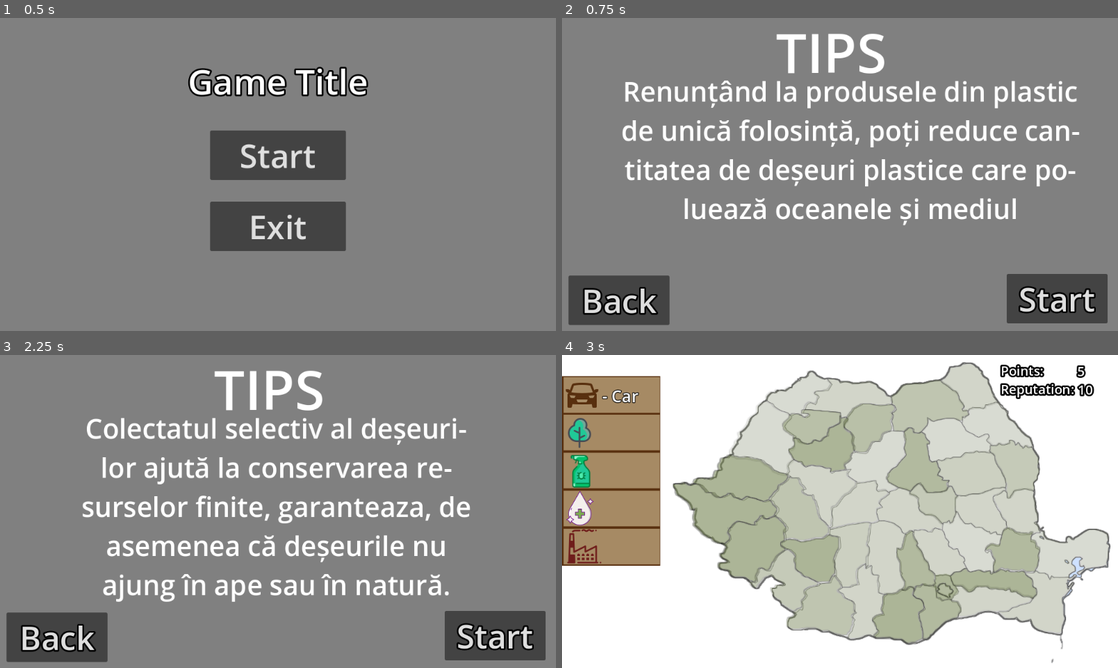
Above: before the commit, frames 1-4 (two rows, left to right).
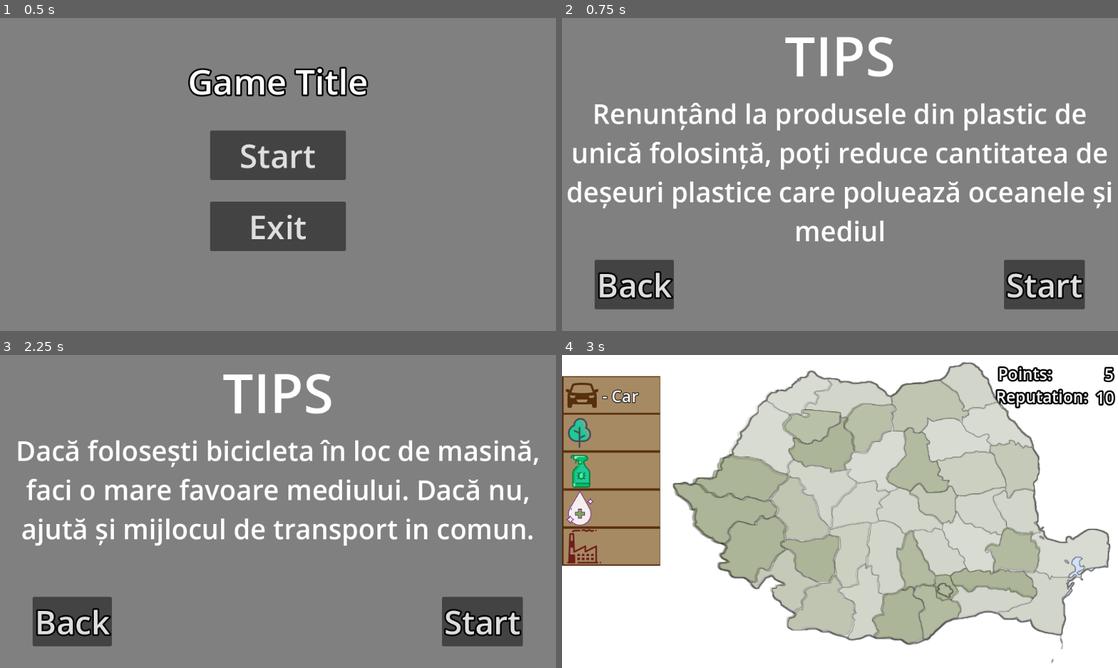
Above: after the commit, the same moments.

Repository: Yuichiro021/TechnoByte
Game: Godot game, scene res://main_menu/main_menu.tscn
Same seed, same stepped clock (60 frames per second), same inputs: the game is played once before the commit and once after it.
Inputs:
- Up to frame 1 (0.5 s): no input
- Up to frame 2 (0.75 s): click "Start" at 0.5 s
- Up to frame 3 (2.25 s): click "Back" at 1.25 s; click "Start" at 2 s
- Up to frame 4 (3 s): click "Start" at 2.75 s

Frame 1 is identical in both runs. In frame 2, 23% of the frame differs, in the area x 1-99%, y 4-98%; in frame 3, 22%; in frame 4, 1.5%.

Commit message:
made tips new and fixed scaling issues

Diff:
--- a/Scenes/level1.tscn
+++ b/Scenes/level1.tscn
@@ -452,8 +452,9 @@
 anchors_preset = 1
 anchor_left = 1.0
 anchor_right = 1.0
-offset_left = -225.0
-offset_bottom = 239.0
+offset_left = -280.0
+offset_top = 1.0
+offset_bottom = 143.0
 grow_horizontal = 0
 theme_override_constants/margin_left = 12
 theme_override_constants/margin_top = 12
@@ -469,11 +470,11 @@
 
 [node name="Label" type="Label" parent="MarginContainer/VBoxContainer"]
 layout_mode = 2
-size_flags_horizontal = 0
+size_flags_horizontal = 4
 theme_override_colors/font_outline_color = Color(0, 0, 0, 1)
 theme_override_constants/outline_size = 12
-theme_override_font_sizes/font_size = 24
-text = "Points:           "
+theme_override_font_sizes/font_size = 30
+text = "Points:        "
 horizontal_alignment = 1
 vertical_alignment = 1
 
@@ -484,24 +485,25 @@
 anchor_top = 0.5
 anchor_right = 1.0
 anchor_bottom = 0.5
-offset_left = -7.0
-offset_top = -16.0
-offset_right = 63.0
-offset_bottom = 18.0
+offset_left = 16.0
+offset_top = -20.0
+offset_right = 52.0
+offset_bottom = 22.0
 grow_horizontal = 0
 grow_vertical = 2
 theme_override_colors/font_outline_color = Color(0, 0, 0, 1)
 theme_override_constants/outline_size = 12
-theme_override_font_sizes/font_size = 24
+theme_override_font_sizes/font_size = 30
 text = "0"
+horizontal_alignment = 2
 
 [node name="Label2" type="Label" parent="MarginContainer/VBoxContainer"]
 layout_mode = 2
-size_flags_horizontal = 0
+size_flags_horizontal = 4
 theme_override_colors/font_outline_color = Color(0, 0, 0, 1)
 theme_override_constants/outline_size = 12
-theme_override_font_sizes/font_size = 24
-text = "Reputation:           "
+theme_override_font_sizes/font_size = 30
+text = "Reputation:"
 horizontal_alignment = 1
 vertical_alignment = 1
 
@@ -512,16 +514,17 @@
 anchor_top = 0.5
 anchor_right = 0.734
 anchor_bottom = 0.5
-offset_left = -7.53401
-offset_top = -16.0
-offset_right = 22.466
-offset_bottom = 18.0
-grow_horizontal = 2
+offset_left = 56.688
+offset_top = -19.0
+offset_right = 93.688
+offset_bottom = 23.0
+grow_horizontal = 0
 grow_vertical = 2
 theme_override_colors/font_outline_color = Color(0, 0, 0, 1)
 theme_override_constants/outline_size = 12
-theme_override_font_sizes/font_size = 24
+theme_override_font_sizes/font_size = 30
 text = "0"
+horizontal_alignment = 2
 
 [node name="icon_menu" type="Node2D" parent="."]
 
--- a/Scenes/tips.tscn
+++ b/Scenes/tips.tscn
@@ -7,7 +7,7 @@
 script = ExtResource("1_fg2ko")
 
 [node name="TextureRect" type="TextureRect" parent="."]
-offset_right = 1024.0
+offset_right = 1647.0
 offset_bottom = 576.0
 texture = ExtResource("2_pqiva")
 expand_mode = 1
--- /dev/null
+++ b/Scenes/tips_new.tscn
@@ -0,0 +1,77 @@
+[gd_scene load_steps=3 format=3 uid="uid://d4a0whxj0aayi"]
+
+[ext_resource type="Script" path="res://Scripts/tips_new.gd" id="1_vmpfg"]
+[ext_resource type="Texture2D" uid="uid://cfjcgp8krdn86" path="res://resources/main_menu/menu_background.png" id="2_cic4p"]
+
+[node name="tips_new" type="Control"]
+layout_mode = 3
+anchors_preset = 15
+anchor_right = 1.0
+anchor_bottom = 1.0
+grow_horizontal = 2
+grow_vertical = 2
+script = ExtResource("1_vmpfg")
+
+[node name="TextureRect" type="TextureRect" parent="."]
+layout_mode = 1
+anchors_preset = 15
+anchor_right = 1.0
+anchor_bottom = 1.0
+grow_horizontal = 2
+grow_vertical = 2
+texture = ExtResource("2_cic4p")
+expand_mode = 1
+
+[node name="MarginContainer" type="MarginContainer" parent="TextureRect"]
+layout_mode = 1
+anchors_preset = 15
+anchor_right = 1.0
+anchor_bottom = 1.0
+grow_horizontal = 2
+grow_vertical = 2
+
+[node name="VBoxContainer" type="VBoxContainer" parent="TextureRect/MarginContainer"]
+layout_mode = 2
+
+[node name="Label" type="Label" parent="TextureRect/MarginContainer/VBoxContainer"]
+layout_mode = 2
+theme_override_font_sizes/font_size = 100
+text = "TIPS"
+horizontal_alignment = 1
+
+[node name="Label2" type="Label" parent="TextureRect/MarginContainer/VBoxContainer"]
+custom_minimum_size = Vector2(0, 300)
+layout_mode = 2
+theme_override_font_sizes/font_size = 50
+horizontal_alignment = 1
+autowrap_mode = 2
+
+[node name="HBoxContainer" type="HBoxContainer" parent="TextureRect/MarginContainer/VBoxContainer"]
+layout_mode = 2
+size_flags_horizontal = 4
+
+[node name="Separator2" type="Control" parent="TextureRect/MarginContainer/VBoxContainer/HBoxContainer"]
+custom_minimum_size = Vector2(50, 0)
+layout_mode = 2
+
+[node name="back_button" type="Button" parent="TextureRect/MarginContainer/VBoxContainer/HBoxContainer"]
+layout_mode = 2
+theme_override_colors/font_outline_color = Color(0, 0, 0, 1)
+theme_override_constants/outline_size = 12
+theme_override_font_sizes/font_size = 60
+text = "Back"
+
+[node name="Separator" type="Control" parent="TextureRect/MarginContainer/VBoxContainer/HBoxContainer"]
+custom_minimum_size = Vector2(600, 0)
+layout_mode = 2
+
+[node name="start_button" type="Button" parent="TextureRect/MarginContainer/VBoxContainer/HBoxContainer"]
+layout_mode = 2
+theme_override_colors/font_outline_color = Color(0, 0, 0, 1)
+theme_override_constants/outline_size = 12
+theme_override_font_sizes/font_size = 60
+text = "Start"
+
+[node name="Separator3" type="Control" parent="TextureRect/MarginContainer/VBoxContainer/HBoxContainer"]
+custom_minimum_size = Vector2(50, 0)
+layout_mode = 2
--- /dev/null
+++ b/Scripts/tips_new.gd
@@ -0,0 +1,34 @@
+extends Control
+
+var lista_texte = [
+"Colectatul selectiv al deșeurilor ajută la conservarea resurselor finite, garanteaza, de asemenea că deșeurile nu ajung în ape sau în natură.", #1
+"Dacă folosești bicicleta în loc de masină, faci o mare favoare mediului. Dacă nu, ajută și mijlocul de transport in comun.", #2
+"Se spune că în viață trebuie să faci măcar trei lucruri: să plantezi un copac, să clădești o casă și să faci măcar un copil!Așa că ia exemplul și plantează un copac.", #3
+"Renunțând la produsele din plastic de unică folosință, poți reduce cantitatea de deșeuri plastice care poluează oceanele și mediul", #4
+"Încearcă să reciclezi gunoiul, totuși, dacă nu poți să-l reciclezi măcar aruncă-l într-un loc amenajat.",#5
+"Încearcă pe distanțe scurte să nu folosești un autovehicul personal. încearcă să dai acest sfat și altora Deoarece doar împreună putem schimba această problemă in amintire",#6
+]
+
+var nr_text=randi_range(0, lista_texte.size()-1)
+
+@onready var back_button := $TextureRect/MarginContainer/VBoxContainer/HBoxContainer/back_button as Button
+@onready var start_button := $TextureRect/MarginContainer/VBoxContainer/HBoxContainer/start_button as Button
+
+@onready var level := preload("res://Scenes/level1.tscn") as PackedScene
+# Called when the node enters the scene tree for the first time.
+func _ready():
+	var label = $TextureRect/MarginContainer/VBoxContainer/Label2
+	label.text = lista_texte[nr_text]
+	start_button.button_down.connect(press_start_button)
+	back_button.button_down.connect(press_back_button)
+
+func press_back_button():
+	get_tree().change_scene_to_file("res://main_menu/main_menu.tscn")
+
+func press_start_button():
+	get_tree().change_scene_to_packed(level)
+
+
+# Called every frame. 'delta' is the elapsed time since the previous frame.
+func _process(delta):
+	pass
--- a/main_menu/main_menu.gd
+++ b/main_menu/main_menu.gd
@@ -4,7 +4,7 @@
 @onready var start_button = $MarginContainer/HBoxContainer/VBoxContainer/Start_Button as Button
 @onready var exit_button = $MarginContainer/HBoxContainer/VBoxContainer/Exit_Button as Button
 
-var start_level = preload("res://Scenes/tips.tscn") as PackedScene
+var start_level = preload("res://Scenes/tips_new.tscn") as PackedScene
 
 # Called when the node enters the scene tree for the first time.
 func _ready():
